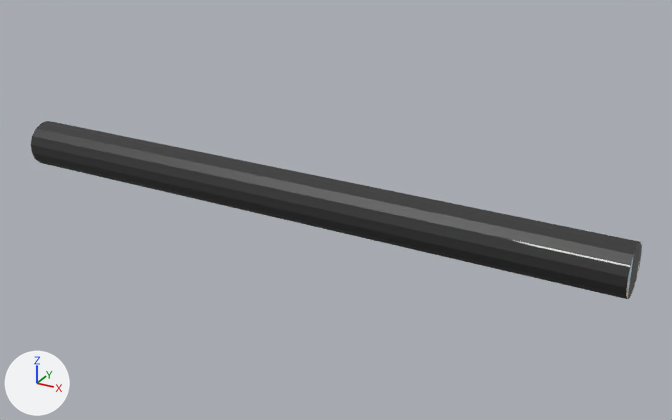
Before and after pictures for a commit that changed the FBX model Assets/Arts/Envi/Props/Props_Pipe_01.fbx.
One viewpoint serves both versions: a 50 mm lens placed at (1.35, -2.195, 1.083), pointed at (0.118, 0.046, -0.038). Every picture has the same lights, and +X, +Y and +Z are marked at lower left. The older version comes first.

Before the edit, the objects in view are built like this:
```python
mat_tex_env = principled_material('Tex_Env')
mat_tex_env.texture = img_tex_env_png
me_cylinder_002 = bpy.data.meshes.new('Cylinder.002')
me_cylinder_002.from_pydata(...)  # 80 vertices, 66 faces; spans x -1.0..1.0, y -0.07..0.07, z -0.07..0.07
me_cylinder_002.materials.append(mat_tex_env)  # picture img_tex_env_png
ob_props_pipe_01 = bpy.data.objects.new('Props_Pipe_01', me_cylinder_002)
ob_props_pipe_01.location = (0.0, 0.0, 0.0)
```
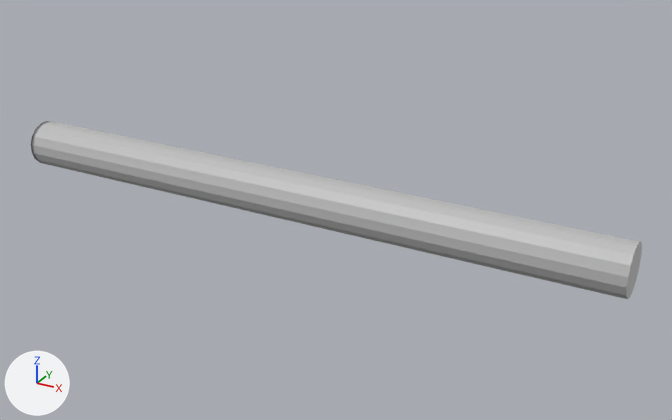
What differs and where, as boxes [x1, y1, x2, y2] in the pictures (672 x 420 px):
'Props_Pipe_01', surface changed (lighter): [31, 121, 642, 299] in both

The change, as a diff of the scene's bpy script:
```diff
--- a/Assets/Arts/Envi/Props/Props_Pipe_01.fbx.py
+++ b/Assets/Arts/Envi/Props/Props_Pipe_01.fbx.py
@@ img_warna_baruuu_png @@
+img_warna_baruuu_png = load_image('warna baruuu.png', '../Texture/warna baruuu.png', 1024, 1024, 'sRGB')
@@ mat_tex_env @@
 mat_tex_env = principled_material('Tex_Env')
-mat_tex_env.texture = img_tex_env_png
+mat_tex_env.texture = img_warna_baruuu_png
@@ me_cylinder_002 @@
 me_cylinder_002.from_pydata(...)  # 80 vertices, 66 faces; spans x -1.0..1.0, y -0.07..0.07, z -0.07..0.07
 # used by ob_props_pipe_01; location = (0.0, 0.0, 0.0)
+# me_cylinder_002 part 1: texture (UV) coordinates of 66 of 66 faces, centred in x -1.0..1.0, y -0.07..0.07, z -0.07..0.07, changed; they spanned u 0.01..0.99, v 0.01..0.62 and now span u 0.89..1.0, v 0.68..0.69
 me_cylinder_002.materials.append(mat_tex_env)
```
